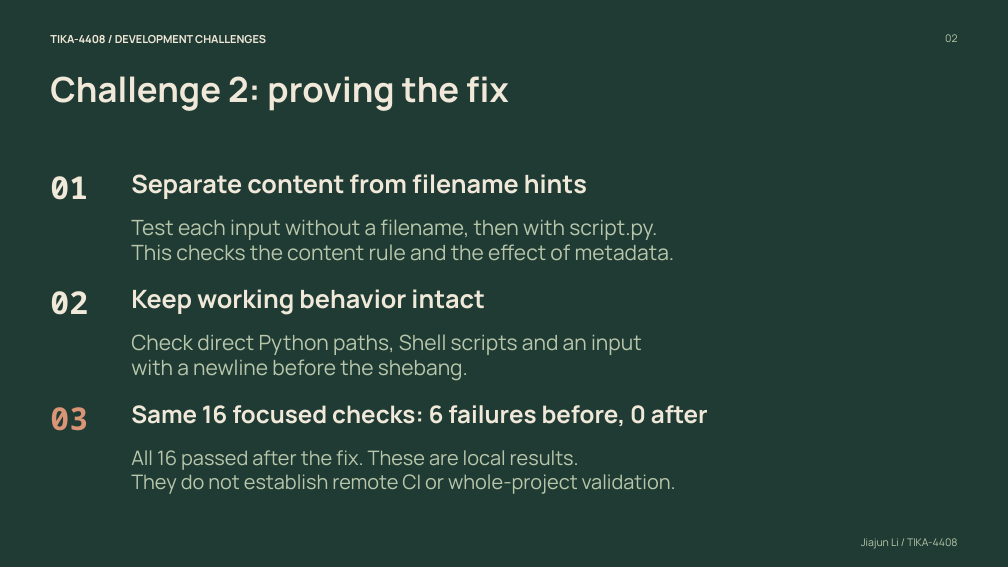
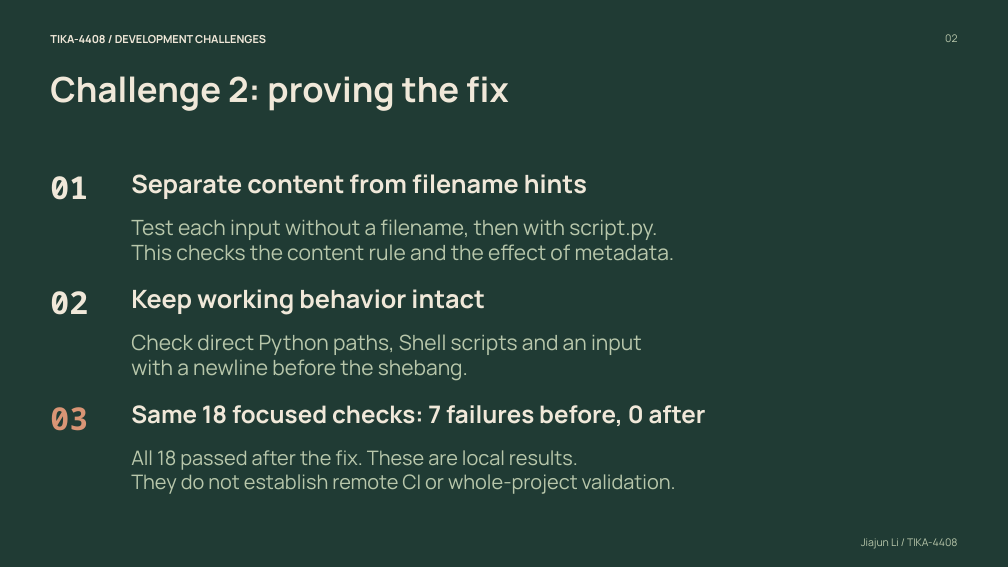
Before and after one commit to u8026876/comp2120-gyg-a5, a slide deck: slide 2 of presentation/Jiajun-TIKA-4408-section.pptx. Drawn at 1008x567 pixels with LibreOffice and Linux fonts; fonts in the diff are those of the drawing. Boxes give left, top, right and bottom in pixels: in the first picture for what was removed or moved away, otherwise in the second. Text is boxed around its words. In the diff, an @@ line names an element or a change of style, - is before the commit and + after.

```diff
--- a/presentation/Jiajun-TIKA-4408-section.pptx
+++ b/presentation/Jiajun-TIKA-4408-section.pptx
@@ text at box(131, 405, 706, 426): text changed @@
-Same 16 focused checks: 6 failures before, 0 after
+Same 18 focused checks: 7 failures before, 0 after
@@ text at box(131, 450, 578, 470): text changed @@
-All 16 passed after the fix. These are local results.
+All 18 passed after the fix. These are local results.
```
Also in this commit, not shown: 1 other slide changed, 1 other file.
